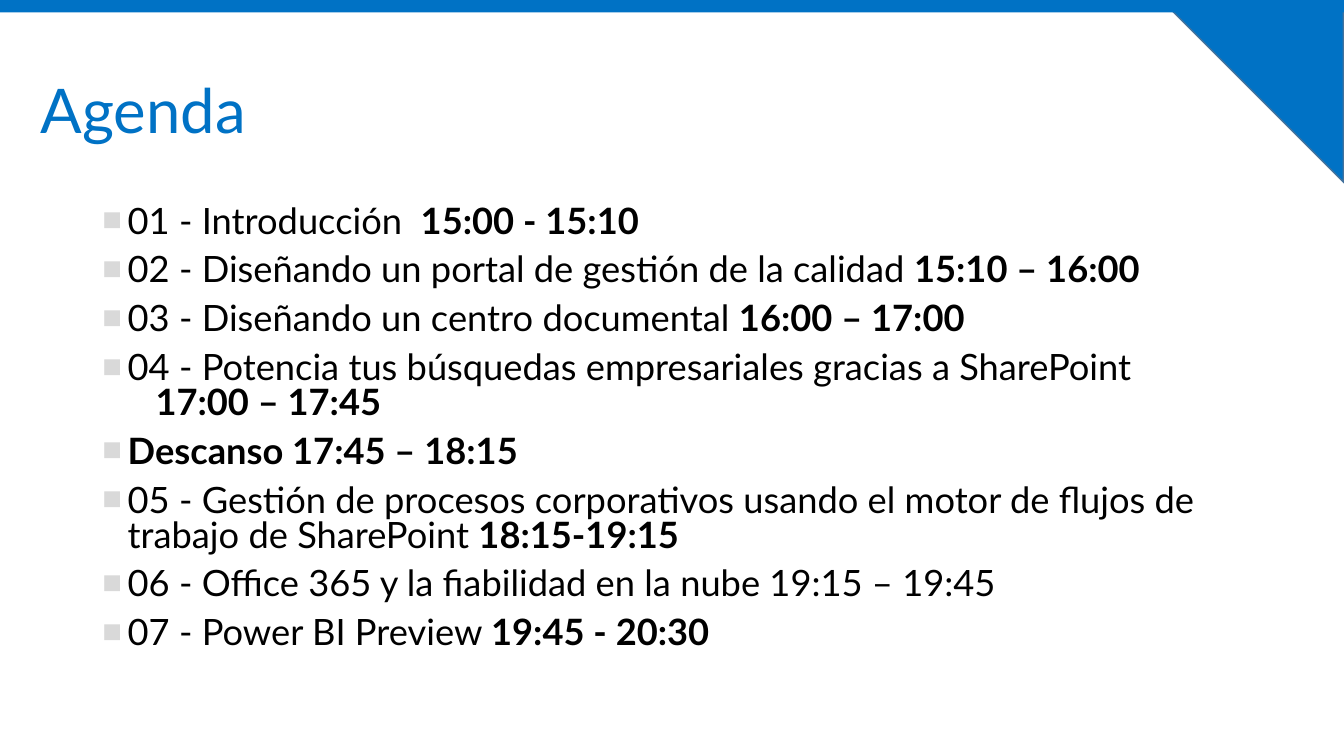
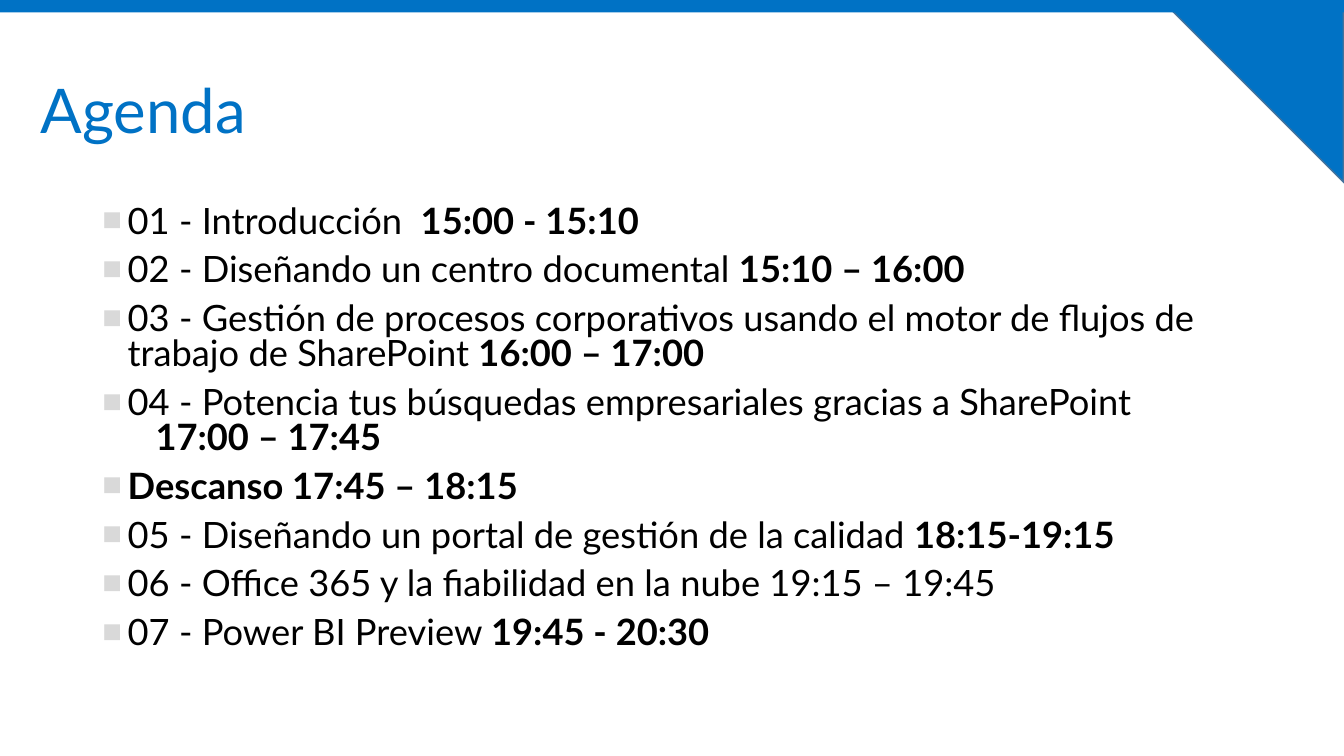
Before and after one commit to IberianSPC/workshops2015, a slide deck: slide 6 of Productividad y negocio/00 - Agenda.pptx. Drawn at 1344x756 pixels with LibreOffice and Linux fonts; fonts in the diff are those of the drawing; background and template pictures are left out. Boxes give left, top, right and bottom in pixels: in the first picture for what was removed or moved away, otherwise in the second. Text is boxed around its words. In the diff, an @@ line names an element or a change of style, - is before the commit and + after.

```diff
--- a/Productividad y negocio/00 - Agenda.pptx
+++ b/Productividad y negocio/00 - Agenda.pptx
@@ text at <box>128,255,1194,373</box>: text changed @@
-■ 02 - Diseñando un portal de gestión de la calidad 15:10 – 16:00
-■ 03 - Diseñando un centro documental 16:00 – 17:00
+■ 02 - Diseñando un centro documental 15:10 – 16:00
+■ 03 - Gestión de procesos corporativos usando el motor de flujos de trabajo de SharePoint 16:00 – 17:00
@@ text at <box>128,521,1114,555</box>: text changed @@
-■ 05 - Gestión de procesos corporativos usando el motor de flujos de trabajo de SharePoint 18:15-19:15
+■ 05 - Diseñando un portal de gestión de la calidad 18:15-19:15
```
Also in this commit, not shown: 1 other file.
